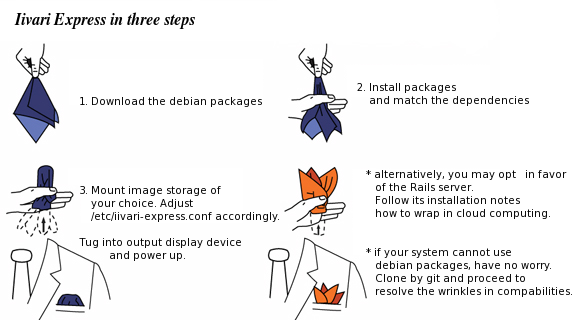
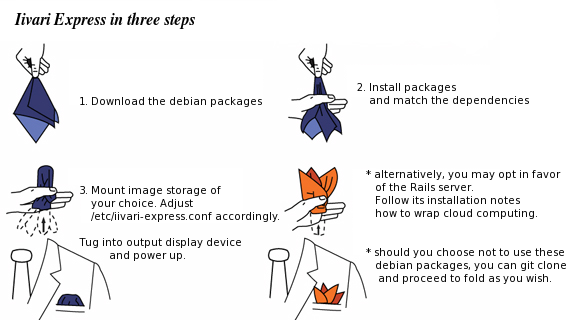
Comparing the layer stacks of the two 580px x 320px images. Changes:
renamed "* alternatively, you may opt ..." to "* alternatively, you may opt i...", painted on it over [375, 170, 572, 297]
